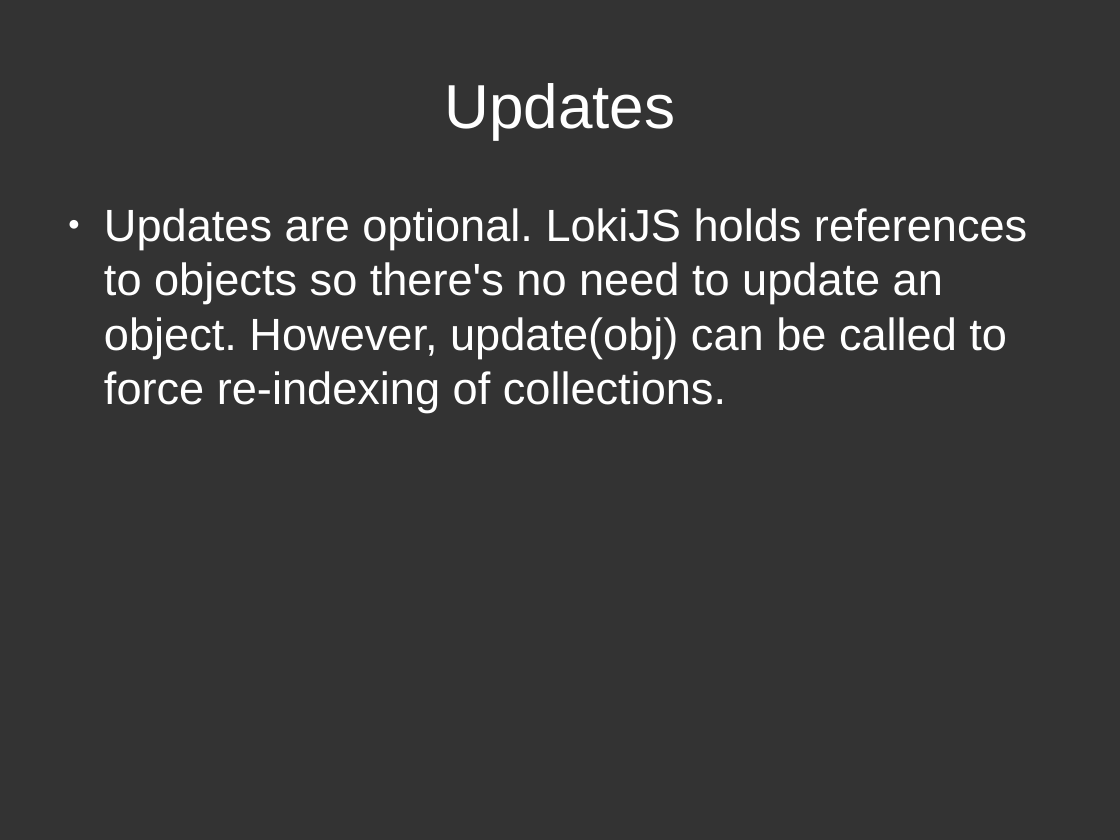
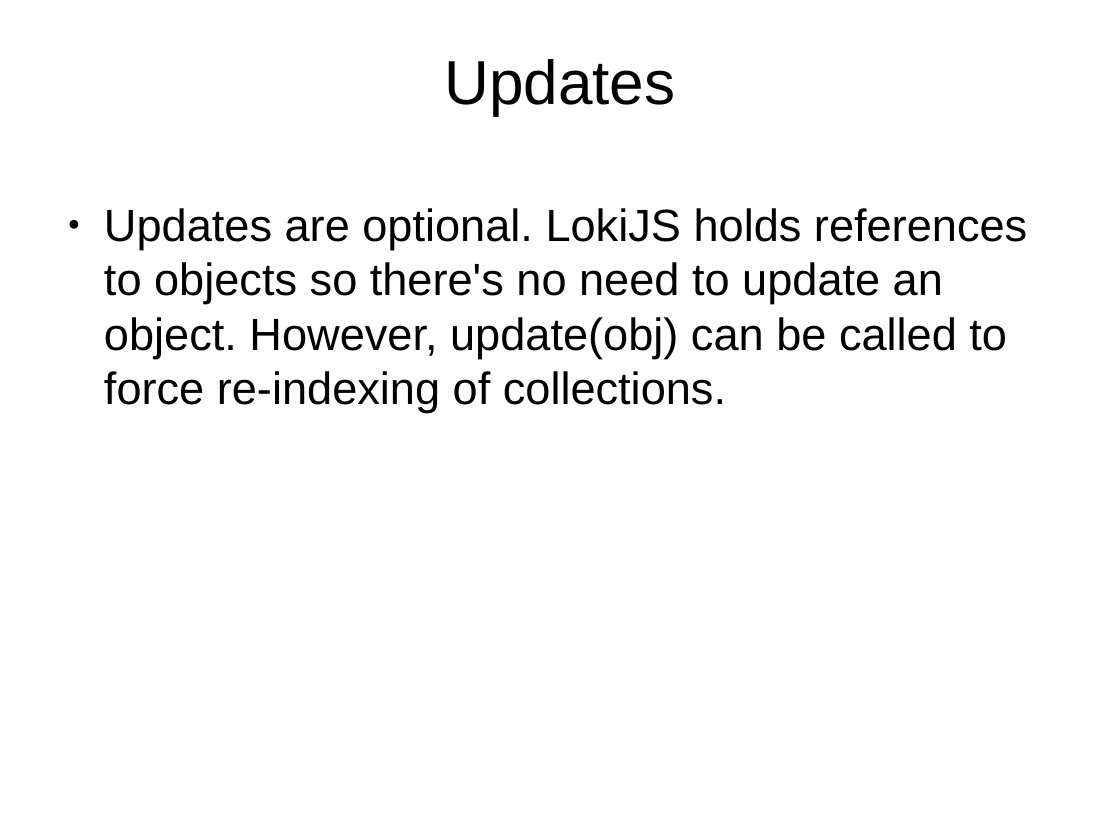
Before and after one commit to techfort/LokiJS, a slide deck: slide 6 of docs/lokijs.odp. Drawn at 1120x840 pixels with LibreOffice and Linux fonts; fonts in the diff are those of the drawing; background and template pictures are left out. Boxes give left, top, right and bottom in pixels: in the first picture for what was removed or moved away, otherwise in the second. Text is boxed around its words. In the diff, an @@ line names an element or a change of style, - is before the commit and + after.

Commit message:
changed presentation theme

```diff
--- a/docs/lokijs.odp
+++ b/docs/lokijs.odp
@@ background #333333 to picture (left out) @@
@@ title "Updates" at (444, 59, 675, 116): text colour #FFFFFF to #000000 @@
@@ text "Updates are optional. LokiJS holds ..." at (104, 208, 1027, 412): text colour #FFFFFF to #000000; bullet colour #FFFFFF to #000000 @@
```
Also in this commit, not shown: 15 other slides changed.
